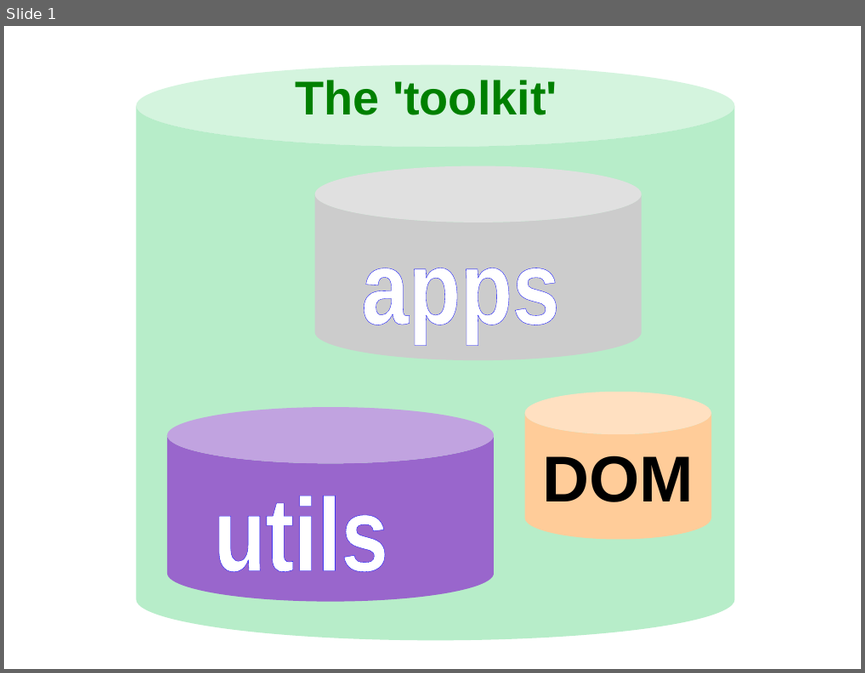
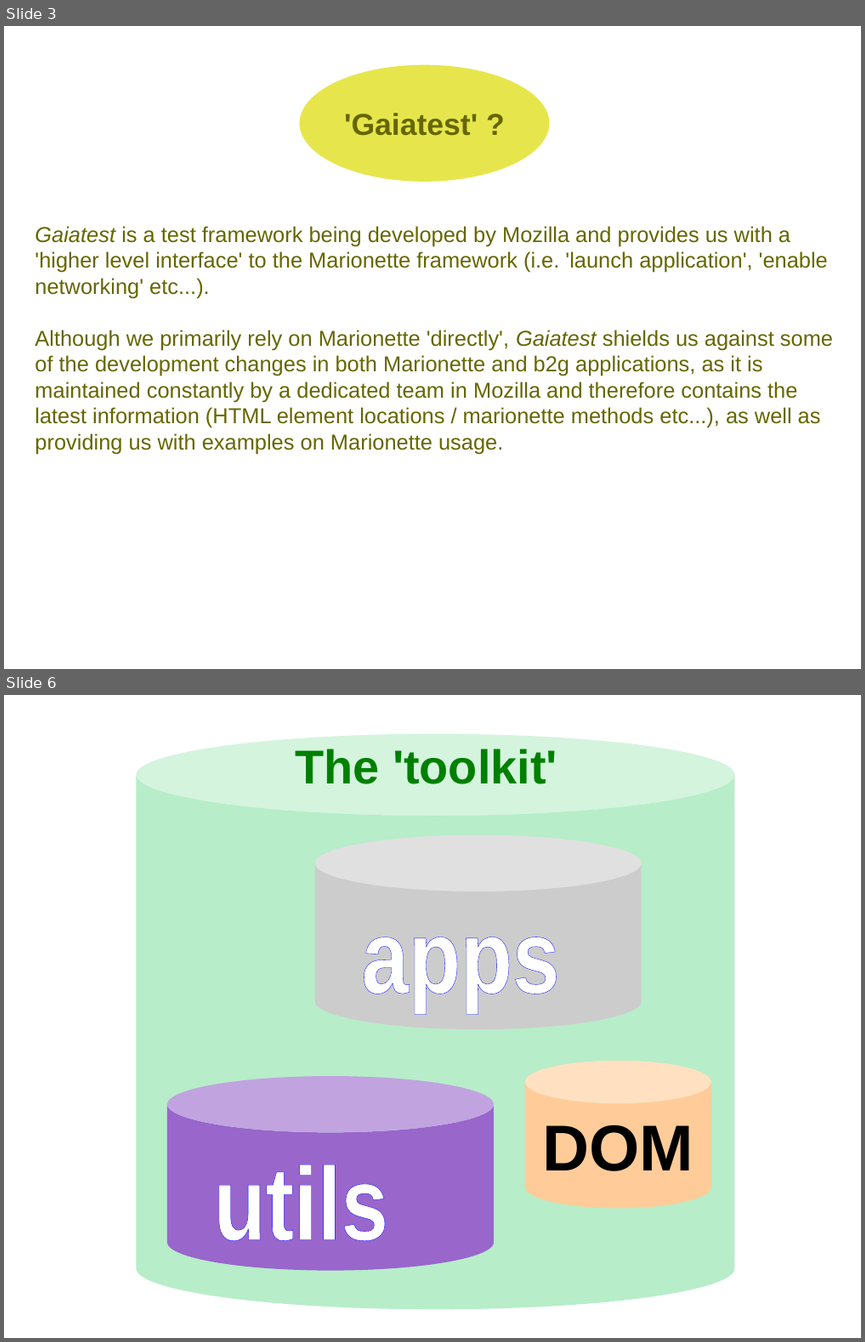
Before and after one commit to owdqa/OWD_TEST_TOOLKIT, a slide deck: Docs/Overview tech.odp. Shown one above the other, each under a label of ours: slide 1 before the commit, slides 3 and 6 after it; the slides between them are not shown. The pictures are 865x673 and 865x1342 pixels, drawn with LibreOffice and Linux fonts; fonts in the diff are those of the drawing. Boxes give left, top, right and bottom in pixels: in the first picture for what was removed or moved away, otherwise in the second. Text is boxed around its words. In the diff, an @@ line names an element or a change of style, - is before the commit and + after.

```diff
--- a/Docs/Overview tech.odp
+++ b/Docs/Overview tech.odp
@@ slide 3 added at bbox=[4, 26, 861, 669], background #FFFFFF @@
@@ ellipse added at bbox=[300, 65, 550, 182], fill #E6E64C, 28 pt, text #666600, bold @@
+'Gaiatest' ?
@@ text added at bbox=[35, 226, 833, 454], 20 pt, text #666600 @@
+Gaiatest is a test framework being developed by Mozilla and provides us with a 'higher level interface' to the Marionette framework (i.e. 'launch application', 'enable networking' etc...).
+Although we primarily rely on Marionette 'directly', Gaiatest shields us against some of the development changes in both Marionette and b2g applications, as it is maintained constantly by a dedicated team in Mozilla and therefore contains the latest information (HTML element locations / marionette methods etc...), as well as providing us with examples on Marionette usage.
@@ what was slide 1 is now slide 6 @@
```
Also in this commit, not shown: 7 slides changed, 3 other slides added, 1 slide removed, 4 other files.
